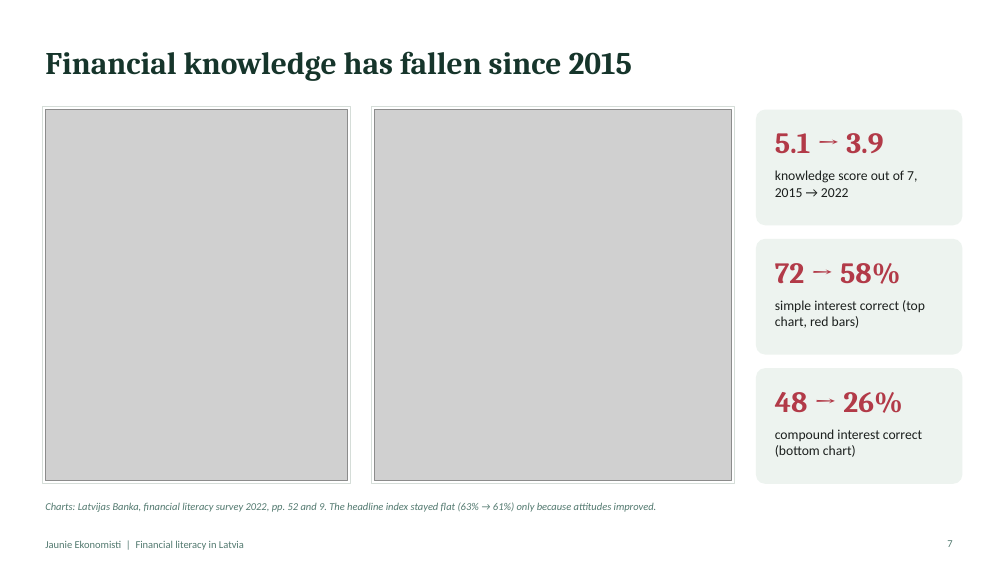
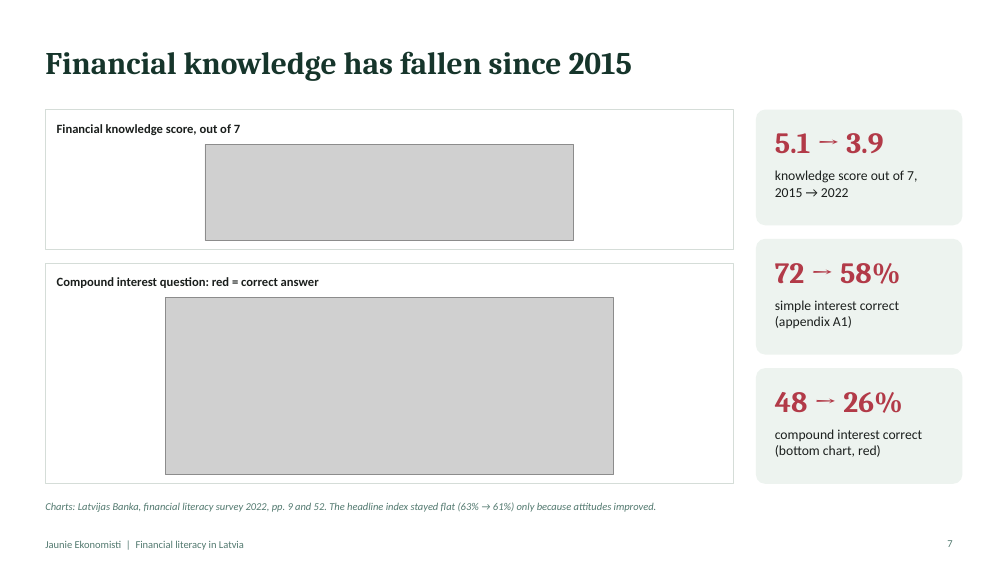
Before and after one commit to ArtisLV890/Elective-Impact-Making-for-the-Competitiveness-and-Data-Driven-Decisions-2026-2027, a slide deck: slide 7 of financial-literacy/presentation/Financial literacy in Latvia - presentation.pptx. Drawn at 1008x567 pixels with LibreOffice and Linux fonts; fonts in the diff are those of the drawing; grey boxes stand for pictures. Boxes give left, top, right and bottom in pixels: in the first picture for what was removed or moved away, otherwise in the second. Text is boxed around its words. In the diff, an @@ line names an element or a change of style, - is before the commit and + after.

```diff
--- a/financial-literacy/presentation/Financial literacy in Latvia - presentation.pptx
+++ b/financial-literacy/presentation/Financial literacy in Latvia - presentation.pptx
@@ rectangle removed at [42,107,351,484] @@
@@ picture removed at [45,110,348,481] @@
@@ rectangle added at [45,110,734,250], fill #FFFFFF, outline #D5DDD8 0.75 pt @@
@@ picture removed at [374,110,732,481] @@
@@ text added at [57,124,240,135], 12 pt, text #1B1F1D, bold @@
+Financial knowledge score, out of 7
@@ picture added at [205,144,574,240] @@
@@ rectangle: place and size @@
-rectangle at [371,107,735,484]
+rectangle at [45,263,734,484]
@@ text added at [57,277,319,288], 12 pt, text #1B1F1D, bold @@
+Compound interest question: red = correct answer
@@ picture added at [165,298,613,475] @@
@@ text at [775,300,899,328]: text changed @@
-simple interest correct (top chart, red bars)
+simple interest correct (appendix A1)
@@ text at [775,429,922,457]: text changed @@
-compound interest correct (bottom chart)
+compound interest correct (bottom chart, red)
@@ text at [45,502,657,512]: text changed @@
-Charts: Latvijas Banka, financial literacy survey 2022, pp. 52 and 9. The headline index stayed flat (63% → 61%) only because attitudes improved.
+Charts: Latvijas Banka, financial literacy survey 2022, pp. 9 and 52. The headline index stayed flat (63% → 61%) only because attitudes improved.
```
Also in this commit, not shown: 8 other slides changed, 20 other files.
